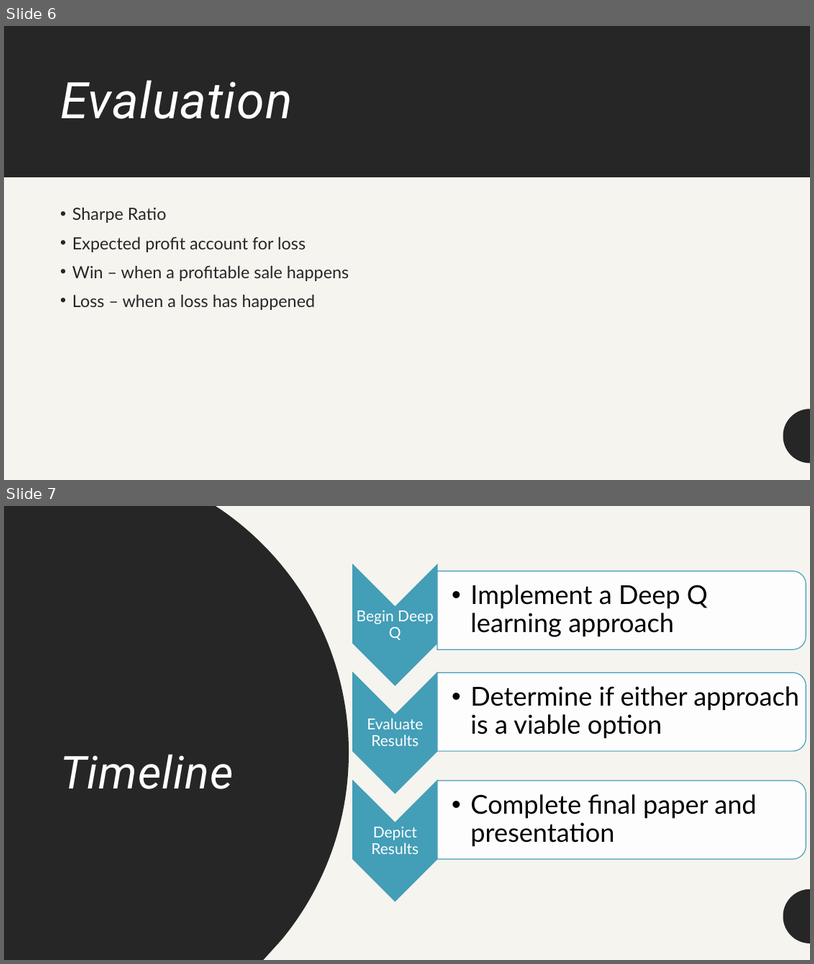
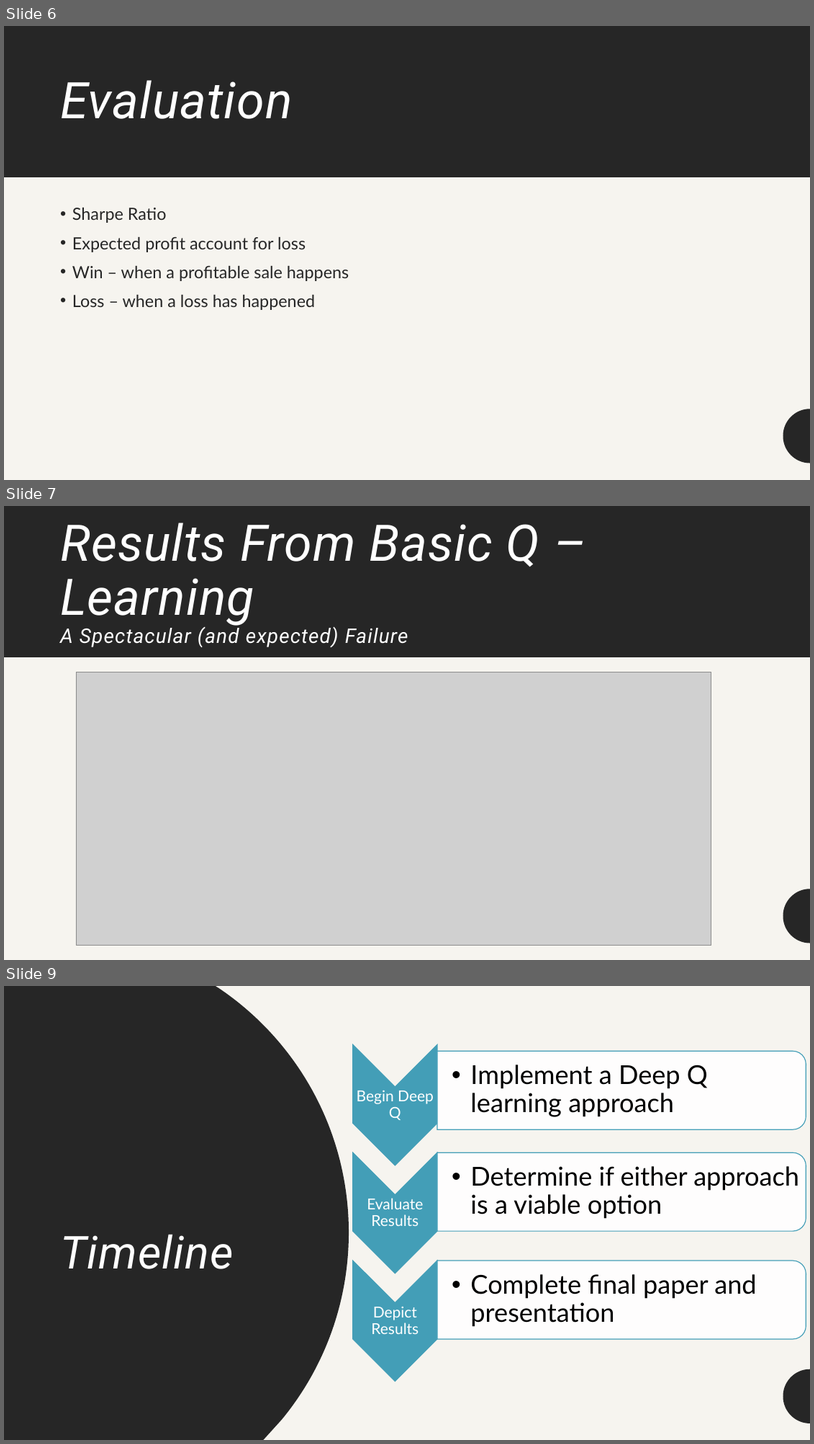
Before and after one commit to JacobTheDuck/Crypto-Reinforcement-Learning, a slide deck: RL Crypto Midterm.pptx. Shown one above the other, each under a label of ours: slides 6 and 7 before the commit, slides 6, 7 and 9 after it; the slides between them are not shown. The pictures are 814x964 and 814x1444 pixels, drawn with LibreOffice and Linux fonts; fonts in the diff are those of the drawing; grey boxes stand for pictures. Boxes give left, top, right and bottom in pixels: in the first picture for what was removed or moved away, otherwise in the second. Text is boxed around its words. In the diff, an @@ line names an element or a change of style, - is before the commit and + after.

```diff
--- a/RL Crypto Midterm.pptx
+++ b/RL Crypto Midterm.pptx
@@ slide 7 added at <box>4,506,810,960</box>, background #F6F4EF; not listed: 1 template element that a slide beside it also shows @@
@@ rectangle added at <box>4,506,810,960</box>, fill #F6F4EF @@
@@ rectangle added at <box>4,506,810,657</box>, fill #262626 @@
@@ title added at <box>60,523,540,647</box>, 24 pt, text #FFFFFF, italic @@
+Results From Basic Q – Learning
+A Spectacular (and expected) Failure
@@ picture added at <box>76,672,712,944</box> @@
@@ freeform shape added at <box>784,888,810,943</box>, fill #262626 @@
@@ what was slide 7 is now slide 9 @@
```
Also in this commit, not shown: 2 slides changed, 1 other slide added.
